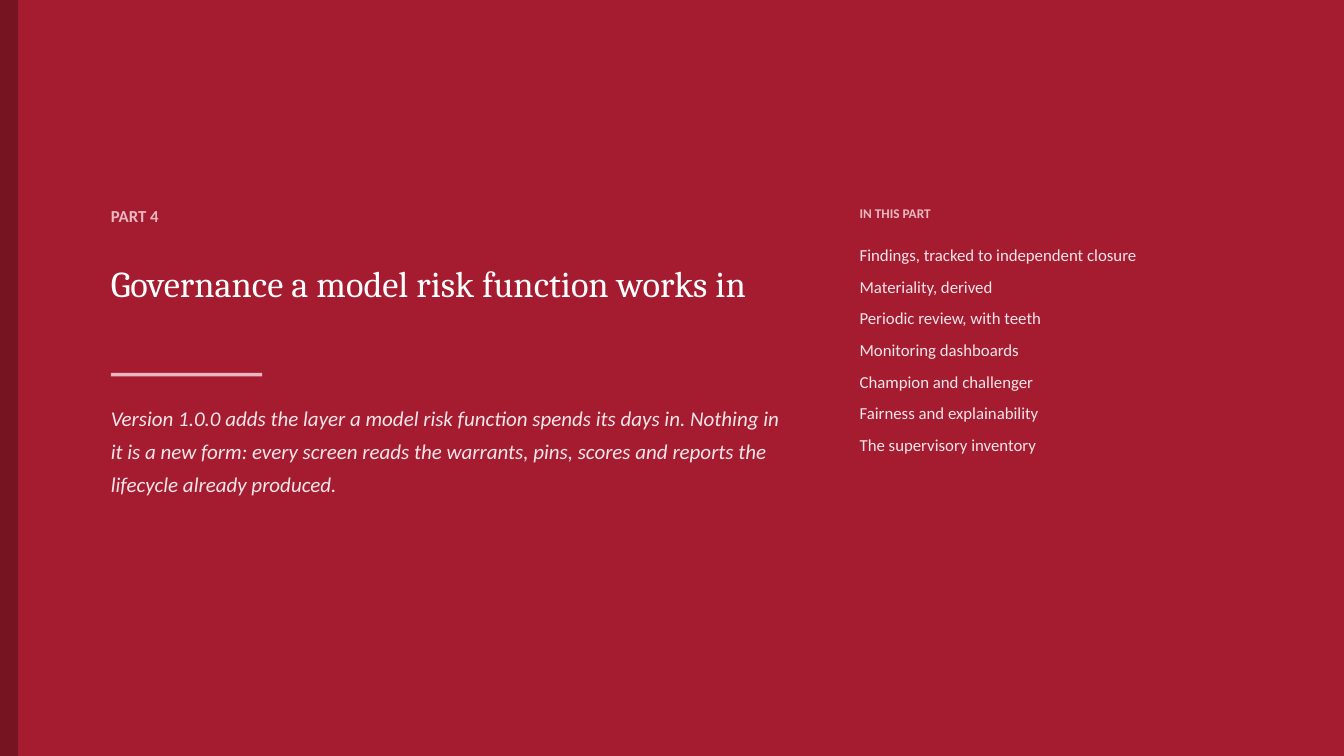
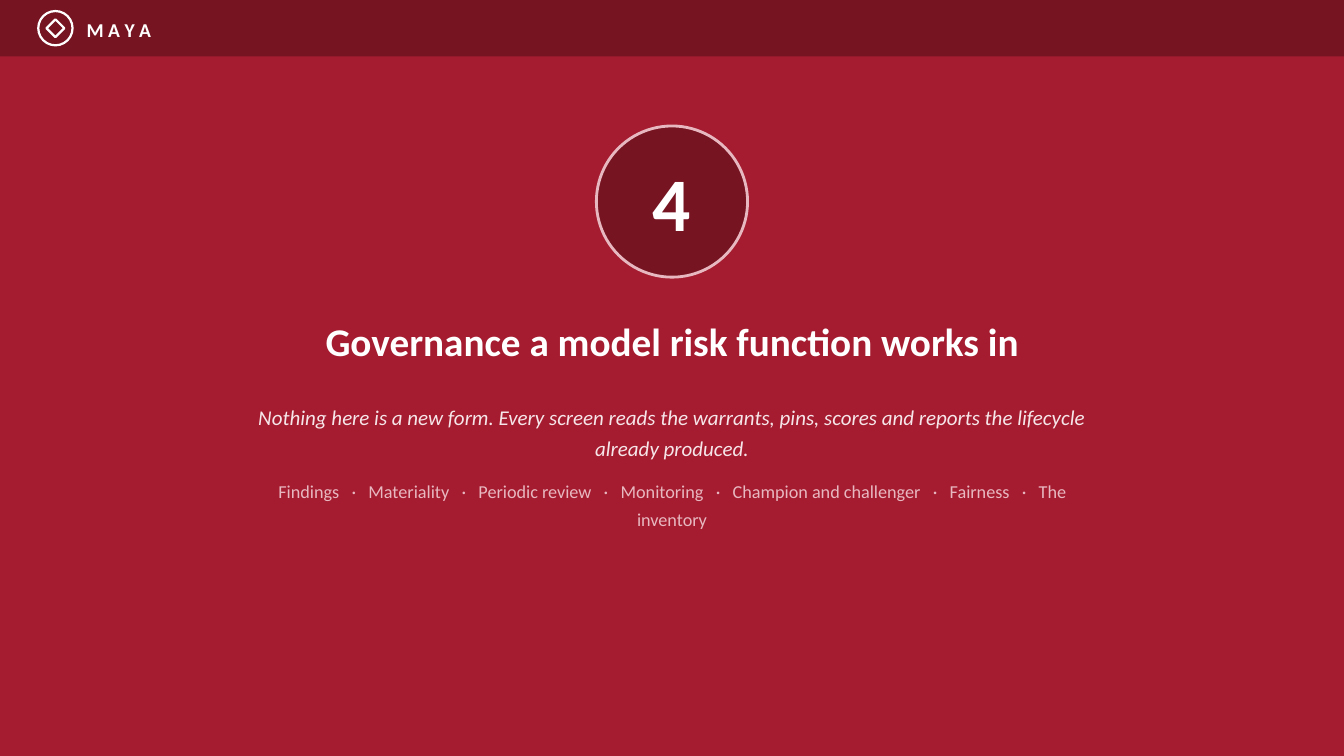
Before and after one commit to ajsinha/maya, a slide deck: slide 34 of docs/publications/MAYA-Model-Management-Formalism-and-System-Design.pptx (slide 27 before the commit). Drawn at 1344x756 pixels with LibreOffice and Linux fonts; fonts in the diff are those of the drawing. Boxes give left, top, right and bottom in pixels: in the first picture for what was removed or moved away, otherwise in the second. Text is boxed around its words. In the diff, an @@ line names an element or a change of style, - is before the commit and + after.

Commit message:
The deck retold as a briefing: TL;DR, ten principles, supervisors' words, architecture, a model's journey, then eight parts with screenshots, worked studies and a graded comparison, in MAYA's crimson; landing page numbers counted from the code

```diff
--- a/docs/publications/MAYA-Model-Management-Formalism-and-System-Design.pptx
+++ b/docs/publications/MAYA-Model-Management-Formalism-and-System-Design.pptx
@@ rectangle resized from (x1=0, y1=0, x2=18, y2=756) to (x1=0, y1=0, x2=1344, y2=56) @@
@@ ellipse added at (x1=38, y1=11, x2=73, y2=45), outline #FFFFFF 1.6 pt @@
@@ diamond added at (x1=46, y1=19, x2=65, y2=37), outline #FFFFFF 1.6 pt @@
@@ text added at (x1=87, y1=24, x2=151, y2=37), 14 pt, text #FFFFFF, bold @@
+M A Y A
@@ text "4" at (x1=653, y1=182, x2=691, y2=231): vertical alignment top to middle @@
@@ ellipse added at (x1=597, y1=126, x2=748, y2=277), fill #761422, outline #E8B8C0 2 pt @@
@@ text at (x1=653, y1=182, x2=691, y2=231): text changed; size 12 to 54 pt; text colour #E8B8C0 to #FFFFFF @@
-PART 4
+4
@@ text removed at (x1=860, y1=209, x2=931, y2=218) @@
-IN THIS PART
@@ text removed at (x1=860, y1=249, x2=1136, y2=454) @@
-Findings, tracked to independent closure
-Materiality, derived
-Periodic review, with teeth
-Monitoring dashboards
-Champion and challenger
-Fairness and explainability
-The supervisory inventory
@@ text "Governance a model risk function ..." moved from (x1=111, y1=271, x2=745, y2=298) to (x1=326, y1=328, x2=1019, y2=357) @@
@@ text "Governance a model risk function ..." at (x1=326, y1=328, x2=1019, y2=357): size 26 to 28 pt, font Cambria to Calibri, bold on; alignment left to centre @@
@@ rectangle removed at (x1=111, y1=373, x2=262, y2=377) @@
@@ text at (x1=258, y1=410, x2=1084, y2=529): text changed @@
-Version 1.0.0 adds the layer a model risk function spends its days in. Nothing in it is a new form: every screen reads the warrants, pins, scores and reports the lifecycle already produced.
+Nothing here is a new form. Every screen reads the warrants, pins, scores and reports the lifecycle already produced.
+Findings · Materiality · Periodic review · Monitoring · Champion and challenger · Fairness · The inventory
```
Also in this commit, not shown: 30 other slides changed, 38 slides added, 41 slides removed, 19 other files.
